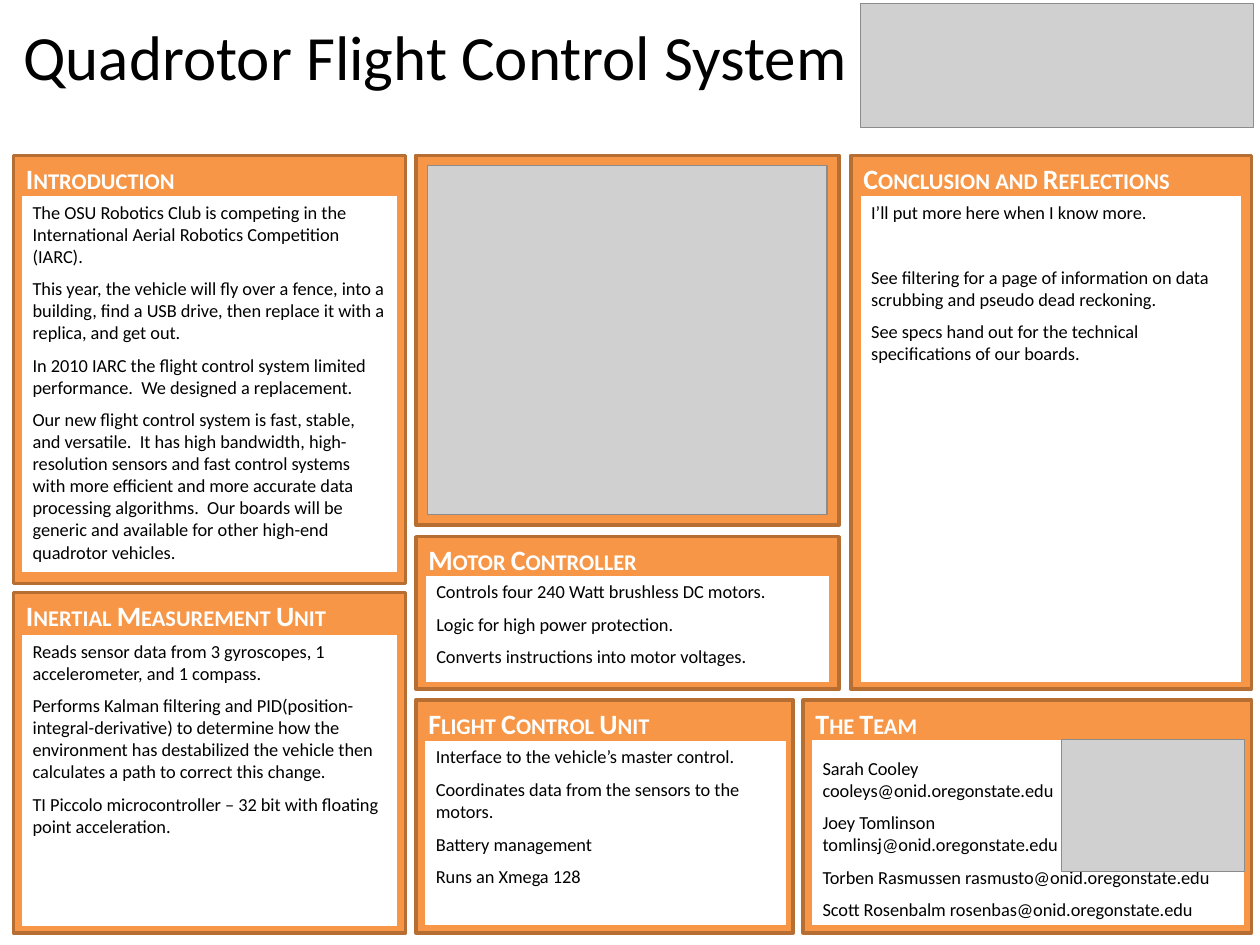
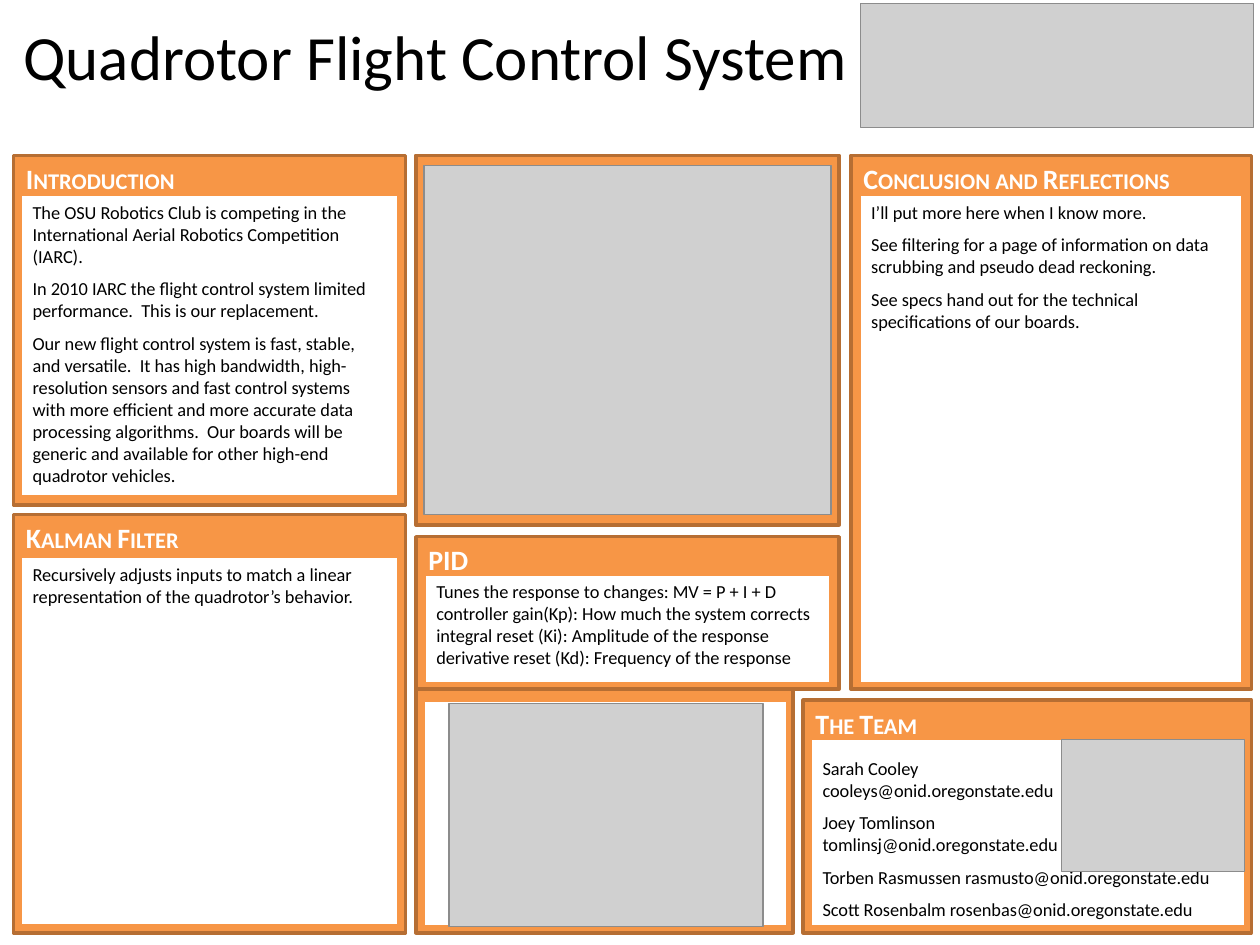
Before and after one commit to rasmusto/falcon, a slide deck: slide 1 of documentation/cs/Poster/team06.ppt. Drawn at 1260x945 pixels with LibreOffice and Linux fonts; fonts in the diff are those of the drawing; grey boxes stand for pictures. Boxes give left, top, right and bottom in pixels: in the first picture for what was removed or moved away, otherwise in the second. Text is boxed around its words. In the diff, an @@ line names an element or a change of style, - is before the commit and + after.

Commit message:
Poster

```diff
--- a/documentation/cs/Poster/team06.ppt
+++ b/documentation/cs/Poster/team06.ppt
@@ rectangle "Introduction": place and size @@
-rectangle "Introduction" at (14,155,406,583)
+rectangle "Introduction" at (14,155,406,505)
@@ picture: place and size @@
-picture at (427,165,827,514)
+picture at (423,165,830,514)
@@ rectangle "The OSU Robotics Club is ...": place and size @@
-rectangle "The OSU Robotics Club is ..." at (20,194,399,573)
+rectangle "The OSU Robotics Club is ..." at (20,194,399,496)
@@ text in rectangle at (33,282,366,320): text changed @@
-This year, the vehicle will fly over a fence, into a building, find a USB drive, then replace it with a replica, and get out.
-In 2010 IARC the flight control system limited performance. We designed a replacement.
+In 2010 IARC the flight control system limited performance. This is our replacement.
@@ text in rectangle at (14,514,406,932): text changed @@
-Inertial Measurement Unit
+Kalman Filter
@@ rectangle "Kalman Filter": place and size @@
-rectangle "Kalman Filter" at (14,592,406,932)
+rectangle "Kalman Filter" at (14,514,406,932)
@@ rectangle "Recursively adjusts inputs to match ...": place and size @@
-rectangle "Recursively adjusts inputs to match ..." at (20,634,399,929)
+rectangle "Recursively adjusts inputs to match ..." at (20,557,399,926)
@@ text in rectangle at (33,568,353,606): text changed @@
-Reads sensor data from 3 gyroscopes, 1 accelerometer, and 1 compass.
-Performs Kalman filtering and PID(position-integral-derivative) to determine how the environment has destabilized the vehicle then calculates a path to correct this change.
-TI Piccolo microcontroller – 32 bit with floating point acceleration.
+Recursively adjusts inputs to match a linear representation of the quadrotor’s behavior.
@@ text in rectangle at (428,552,468,577): text changed @@
-Motor Controller
+PID
@@ text in rectangle at (436,585,810,667): text changed @@
-Controls four 240 Watt brushless DC motors.
-Logic for high power protection.
-Converts instructions into motor voltages.
+Tunes the response to changes: MV = P + I + D
+controller gain(Kp): How much the system corrects
+integral reset (Ki): Amplitude of the response
+derivative reset (Kd): Frequency of the response
@@ text in rectangle at (416,684,794,934): text removed @@
-Flight Control Unit
@@ rectangle: place and size @@
-rectangle at (416,701,794,934)
+rectangle at (416,684,794,934)
@@ rectangle: place and size @@
-rectangle at (423,740,788,927)
+rectangle at (423,701,788,927)
@@ picture added at (449,703,762,926) @@
@@ text in rectangle at (436,750,739,886): text removed @@
-Interface to the vehicle’s master control.
-Coordinates data from the sensors to the motors.
-Battery management
-Runs an Xmega 128
```
